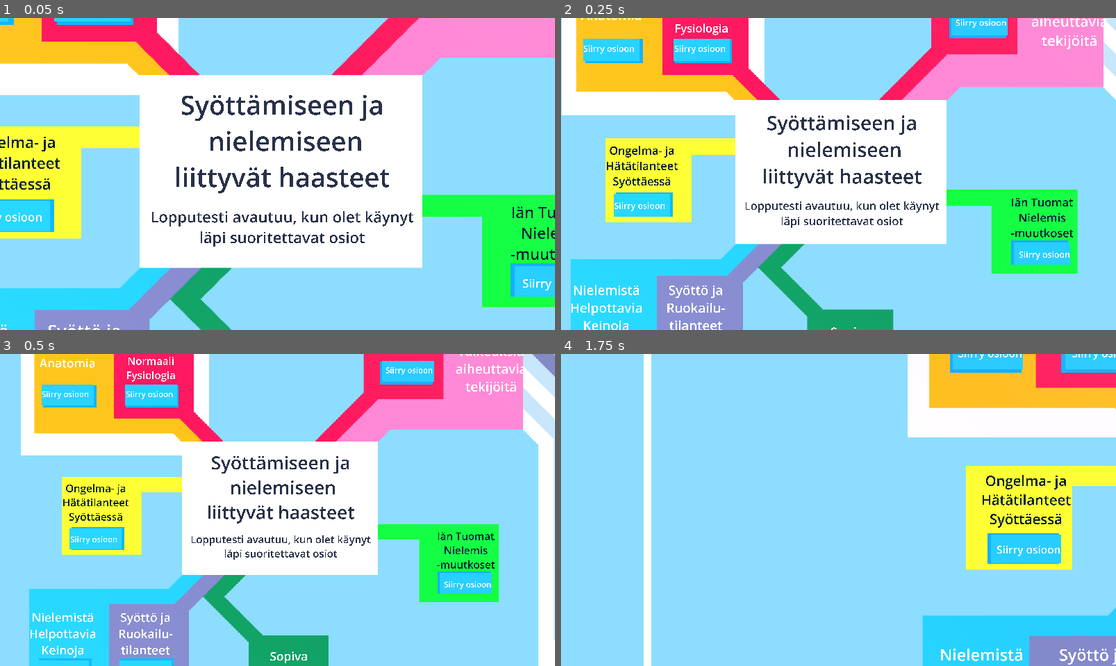
Above: before the commit, frames 1-4 (two rows, left to right).
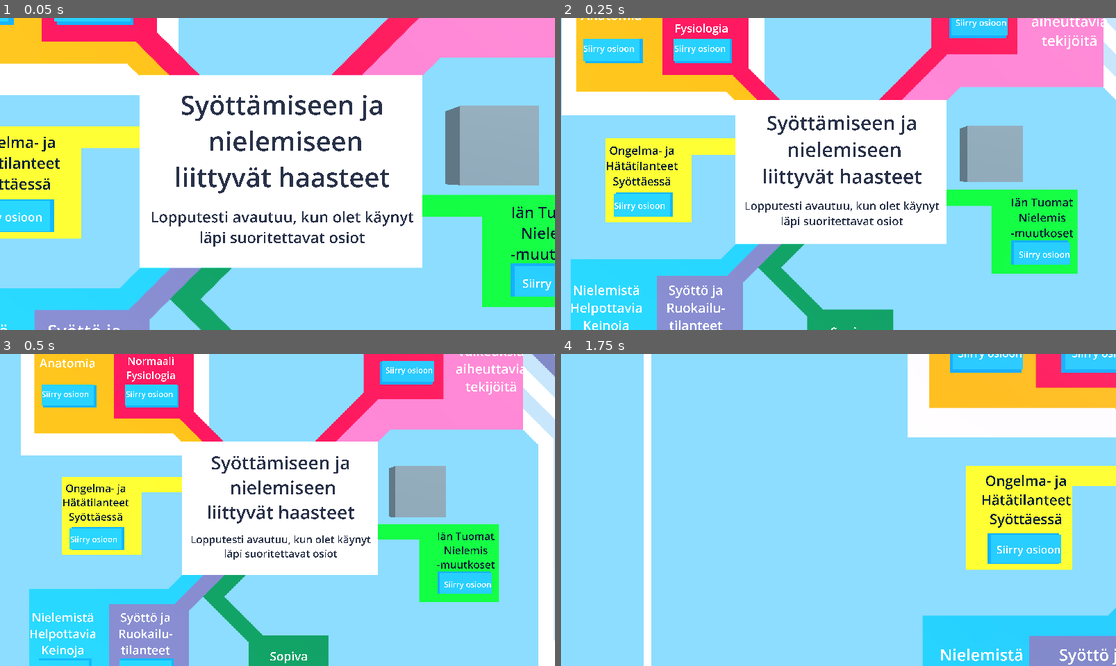
Above: after the commit, the same moments.

Repository: Heathth/dysfagia-deployment
Game: Godot game, scene res://MainSC1.tscn
The game is run twice, just before and just after one commit, with the same random seed, the same clock (stepped at 60 frames per second) and the same inputs. This scene is started directly instead of the project's main scene.
Inputs (mouse positions are in pixels of both pictures, inside the frame that each line leads up to):
- Up to frame 1 (0.05 s): no input
- Up to frame 2 (0.25 s): no input
- Up to frame 3 (0.5 s): no input
- Up to frame 4 (1.75 s): move the mouse to (960, 494) at 0.52 s; hold A (a) 0.53-1.28 s; click (960, 494) at 0.67 s; tap D (d) at 0.8, 1.35 s; move the mouse to (727, 525) at 1.27 s; click (727, 525) at 1.42 s; tap E (e) at 1.55 s

The runs differ from the first frame. In frame 1, 4.3% of the frame differs, in the area x 80-98%, y 28-54%; in frame 2, 2.0%; in frame 3, 1.7%; in frame 4, nothing differs.

Commit message:
Added test box

Diff:
--- a/project/MainSC1.tscn
+++ b/project/MainSC1.tscn
@@ -30,6 +30,8 @@
 material = SubResource("StandardMaterial3D_3cb8o")
 size = Vector2(26, 13)
 
+[sub_resource type="BoxMesh" id="BoxMesh_0vjmx"]
+
 [node name="MainSC" type="Node3D"]
 script = ExtResource("1_pt5pb")
 
@@ -302,3 +304,7 @@
 visible = false
 path1 = "res://quizpage1.tscn"
 path2 = "res://quizpage2.tscn"
+
+[node name="MeshInstance3D" type="MeshInstance3D" parent="."]
+transform = Transform3D(4.37102, 0, 0, 0, 4.37102, 0, 0, 0, 1, 6.81743, 0.297678, 1.73753)
+mesh = SubResource("BoxMesh_0vjmx")
Not shown: 1 places in project/MainSC1.tscn that only renumber resources
